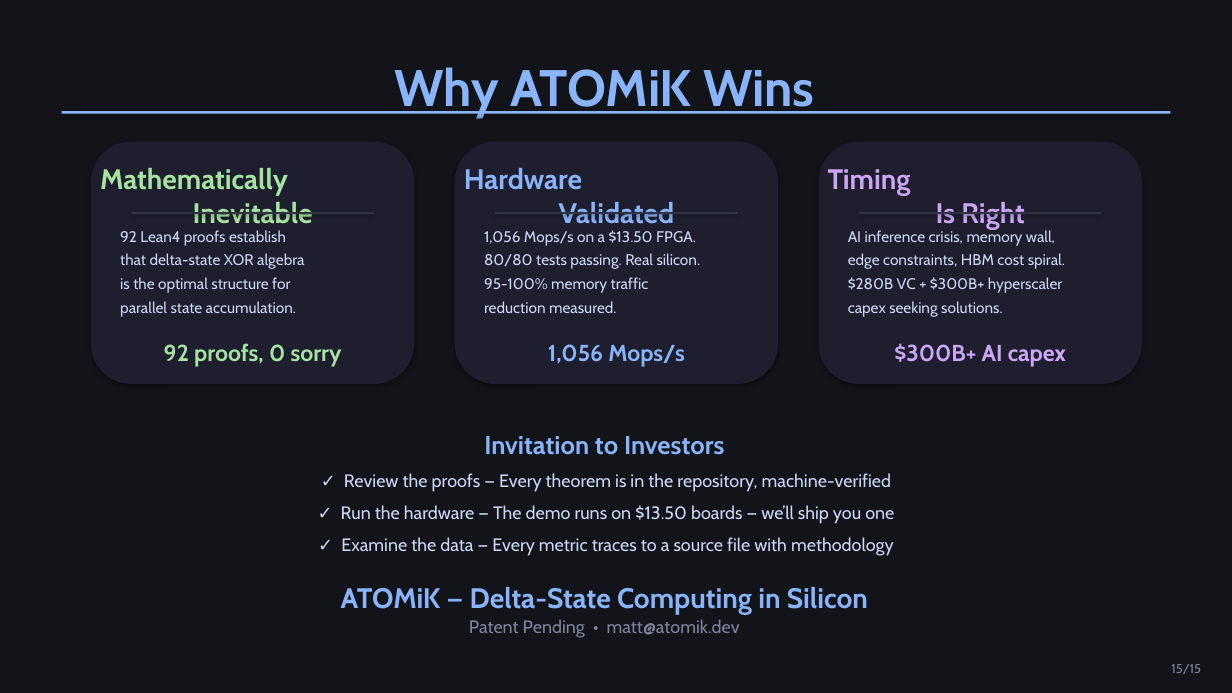
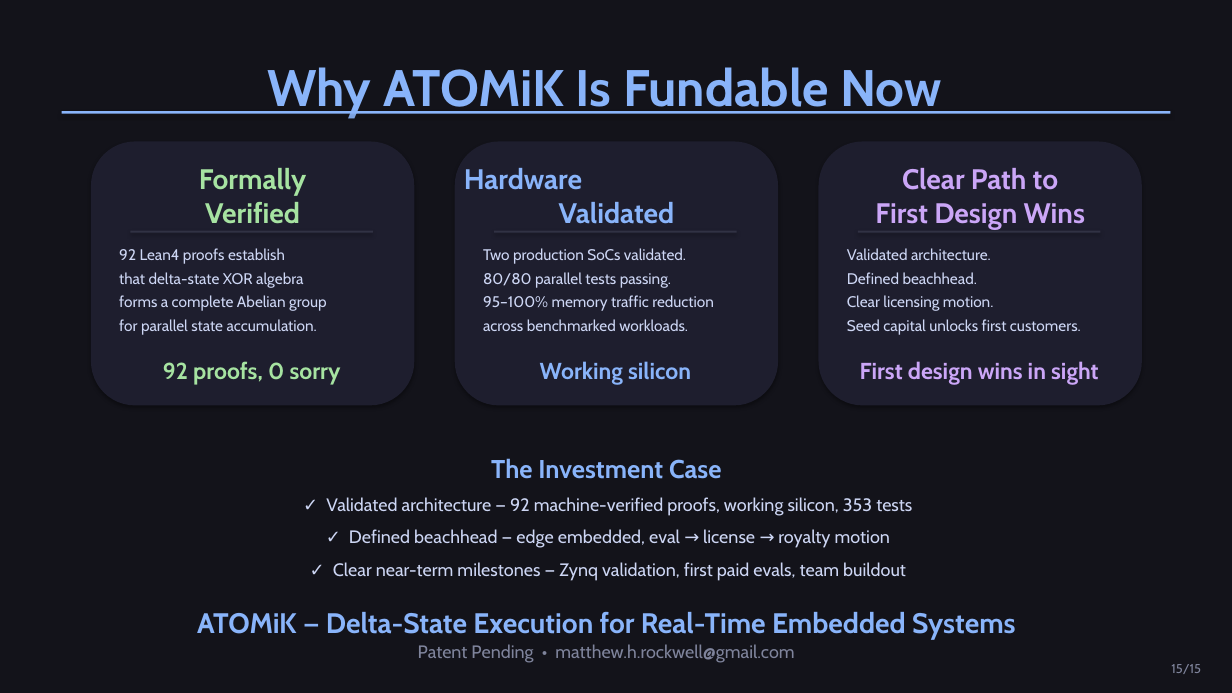
Before and after one commit to MatthewHRockwell/ATOMiK, a slide deck: slide 15 of business/pitch_deck/ATOMiK_Investor_Deck.pptx. Drawn at 1232x693 pixels with LibreOffice and Linux fonts; fonts in the diff are those of the drawing. Boxes give left, top, right and bottom in pixels: in the first picture for what was removed or moved away, otherwise in the second. Text is boxed around its words. In the diff, an @@ line names an element or a change of style, - is before the commit and + after.

```diff
--- a/business/pitch_deck/ATOMiK_Investor_Deck.pptx
+++ b/business/pitch_deck/ATOMiK_Investor_Deck.pptx
@@ text at [267, 67, 941, 117]: text changed @@
-Why ATOMiK Wins
+Why ATOMiK Is Fundable Now
@@ rounded rectangle: place and size @@
-rounded rectangle at [91, 141, 414, 384]
+rounded rectangle at [91, 141, 414, 406]
@@ rounded rectangle: place and size @@
-rounded rectangle at [455, 141, 778, 384]
+rounded rectangle at [455, 141, 778, 406]
@@ rounded rectangle: place and size @@
-rounded rectangle at [819, 141, 1142, 384]
+rounded rectangle at [819, 141, 1142, 406]
@@ text at [199, 168, 307, 224]: text changed @@
-Mathematically
-Inevitable
+Formally
+Verified
@@ text at [875, 168, 1085, 229]: text changed @@
-Timing
-Is Right
+Clear Path to
+First Design Wins
@@ 3 rectangles, 2 texts: place and size @@
-3 rectangles, 2 texts at [120, 213, 1102, 367]
+3 rectangles, 2 texts at [119, 231, 1101, 385]
@@ text at [483, 248, 714, 331]: text changed @@
-1,056 Mops/s on a $13.50 FPGA.
-80/80 tests passing. Real silicon.
-95-100% memory traffic
-reduction measured.
+Two production SoCs validated.
+80/80 parallel tests passing.
+95–100% memory traffic reduction
+across benchmarked workloads.
@@ text at [847, 248, 1081, 335]: text changed @@
-AI inference crisis, memory wall,
-edge constraints, HBM cost spiral.
-$280B VC + $300B+ hyperscaler
-capex seeking solutions.
+Validated architecture.
+Defined beachhead.
+Clear licensing motion.
+Seed capital unlocks first customers.
@@ text at [119, 295, 326, 335]: text changed @@
-is the optimal structure for
-parallel state accumulation.
+forms a complete Abelian group
+for parallel state accumulation.
@@ text at [540, 361, 691, 385]: text changed @@
-1,056 Mops/s
+Working silicon
@@ text at [860, 361, 1098, 385]: text changed @@
-$300B+ AI capex
+First design wins in sight
@@ text at [491, 458, 722, 479]: text changed @@
-Invitation to Investors
+The Investment Case
@@ text at [326, 497, 912, 516]: text changed @@
-✓ Review the proofs — Every theorem is in the repository, machine-verified
+✓ Validated architecture — 92 machine-verified proofs, working silicon, 353 tests
@@ text at [349, 529, 890, 548]: text changed @@
-✓ Run the hardware — The demo runs on $13.50 boards — we’ll ship you one
+✓ Defined beachhead — edge embedded, eval → license → royalty motion
@@ text at [333, 562, 906, 581]: text changed @@
-✓ Examine the data — Every metric traces to a source file with methodology
+✓ Clear near-term milestones — Zynq validation, first paid evals, team buildout
@@ text at [197, 612, 1016, 639]: text changed @@
-ATOMiK — Delta-State Computing in Silicon
+ATOMiK — Delta-State Execution for Real-Time Embedded Systems
@@ text at [418, 644, 794, 663]: text changed @@
-Patent Pending • matt@atomik.dev
+Patent Pending • matthew.h.rockwell@gmail.com
```
Also in this commit, not shown: 14 other slides changed, 35 other files.
